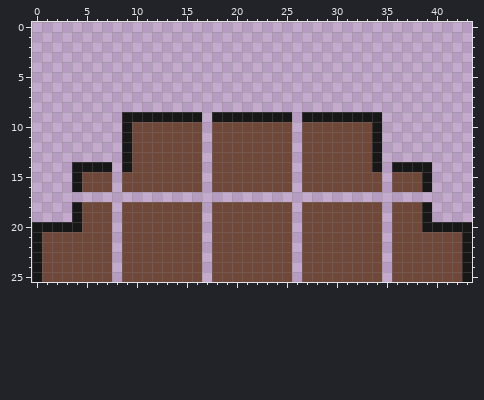
One commit to this pixel-art sprite: Assets/Tiles/Vitric/CrystalSlimeSpawnerItem.png. The picture above is the old version.
The file is 88x52 pixels, drawn in blocks of 2x2; one block is one cell here.
Once edited:
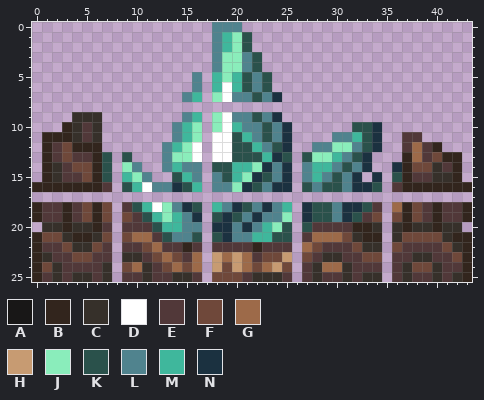
Palette (. is transparent): A #181717  B #32251d  C #36302a  D #ffffff  E #513839  F #6f483a  G #9d6a49  H #c79b72  J #8aedbb  K #2a514b  L #50838e  M #3fb79c  N #1b3140
The exact change:
Changed rows in their new state; - is an unchanged pixel.
first column x 0:
 0 ------------------LLL-----------------------
 1 ------------------LMJK----------------------
 2 ------------------LMJK----------------------
 3 ------------------LJJLK---------------------
 4 ------------------LJJLK---------------------
 5 ----------------L-MJMKLK--------------------
 6 ----------------L-MDMKLK--------------------
 7 ---------------LM-JDLLKLN-------------------
 9 ----CCC--......LM-JDLLKLN.-........---------
10 ---BCEC--.....LMJ-JDMLLKLN-.....KKN---------
11 -BBBCEC--.....LMJ-DDKMLKLN-...LLMKN--EE-----
12 -BEFBBB--....LMJD-DDKKMLKN-.LLJJLKN--EGEB---
13 -BEFEEBK-K...LJJD-DDKKKMNK-KJJMLKN.--BGEFBB-
14 -BCEFFBK-JL..LMLL-KKMMJNLN-LMMLKLN.-NBFFCEB-
15 -BCEE-BK-MJL..KML-LKMJNKLN-LMLKLN.N-KBEECCB-
16 BBBBBBBE-KMDLLNKM-LLJNKLNN-KLKKLNNK-EBBBBBBB
18 BEEBE-B--EKMDJLNK-MLNKLNLM-NKKLNNKE-GB-EBEEB
19 BEEBE-B---EKMJMLN-KNKLNLLJ-NKKLNKE---B-EBEEB
20 .CCBCCBE-EEEKMMLL-NNLNLMJK-KEEEEBBC-CBCCBCC.
21 B--CBBC---GGEKLLK-KNLLMMKK-EGGG-CBB-C----CBB
22 BEE-CC-E-EE-GEEBE-EEEEBEEE-G-EEE-CC--EEEE-CB
23 BCEE--EE-CCE-G-EG-HGHGE--H--ECCEE---EECCEE-B
24 B-CEEEEC--GCE-G-G-H-HG-GH--ECGGCEEE-EC--CEEB
25 BECECCEC-EECEECCE----ECCCE-ECEECECC-ECEECECB
Boxes around the changes in both pictures, in picture pixels (x1, y1, x2, y2):
changed: (32, 22, 472, 282)
